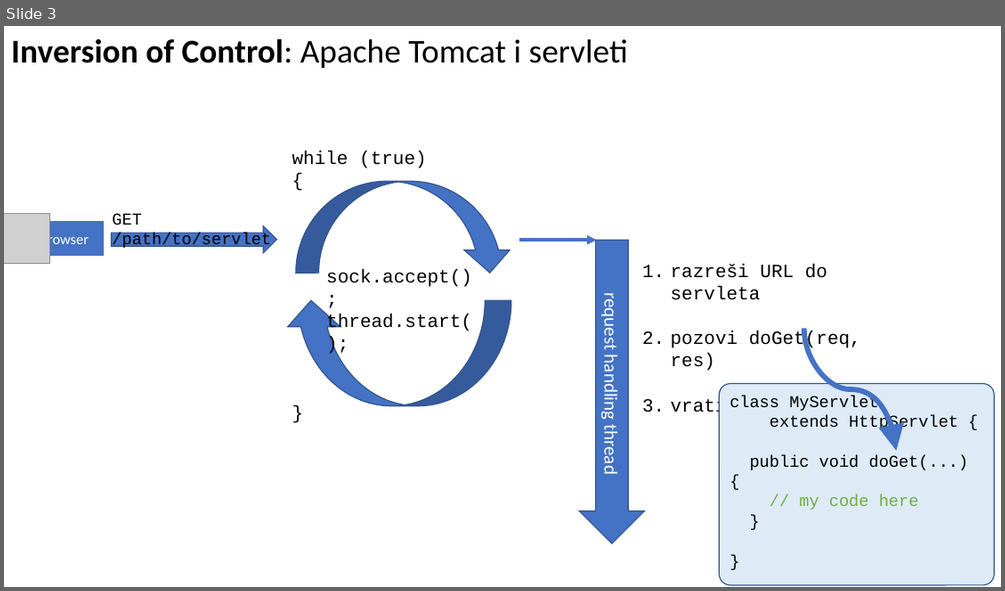
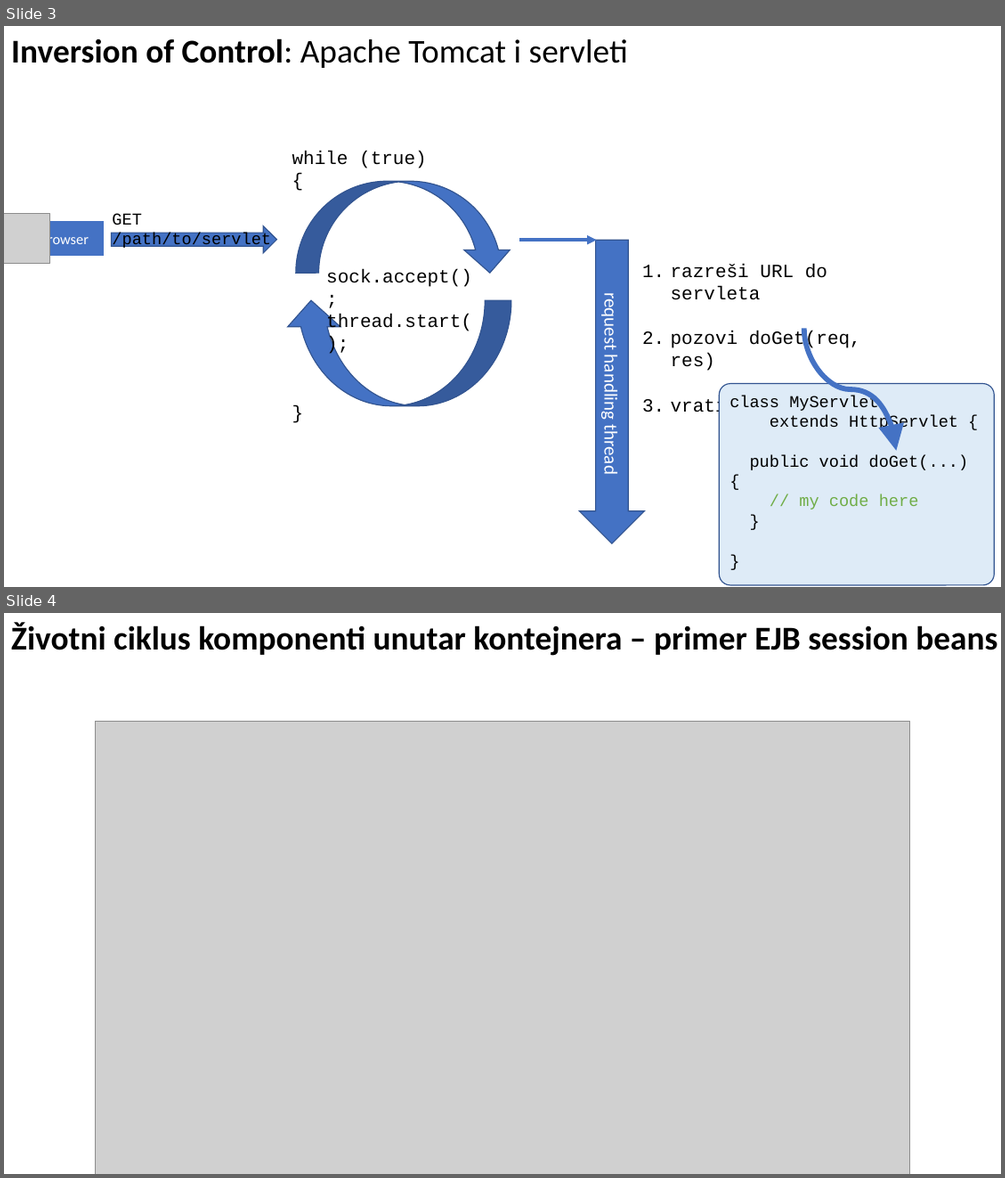
Before and after one commit to mbranko/isa19, a slide deck: 03-ioc-scope/ioc.pptx. Shown one above the other, each under a label of ours: slide 3 before the commit, slides 3 and 4 after it. The pictures are 1005x591 and 1005x1178 pixels, drawn with LibreOffice and Linux fonts; fonts in the diff are those of the drawing; grey boxes stand for pictures. Boxes give left, top, right and bottom in pixels: in the first picture for what was removed or moved away, otherwise in the second. Text is boxed around its words. In the diff, an @@ line names an element or a change of style, - is before the commit and + after.

Commit message:
Dodati primeri

```diff
--- a/03-ioc-scope/ioc.pptx
+++ b/03-ioc-scope/ioc.pptx
@@ slide 4 added at box(4, 613, 1001, 1174), background #FFFFFF @@
@@ text added at box(11, 622, 997, 656), 32 pt, text #000000, bold @@
+Životni ciklus komponenti unutar kontejnera – primer EJB session beans
@@ picture added at box(96, 721, 910, 1174) @@
```
Also in this commit, not shown: 45 other files.
